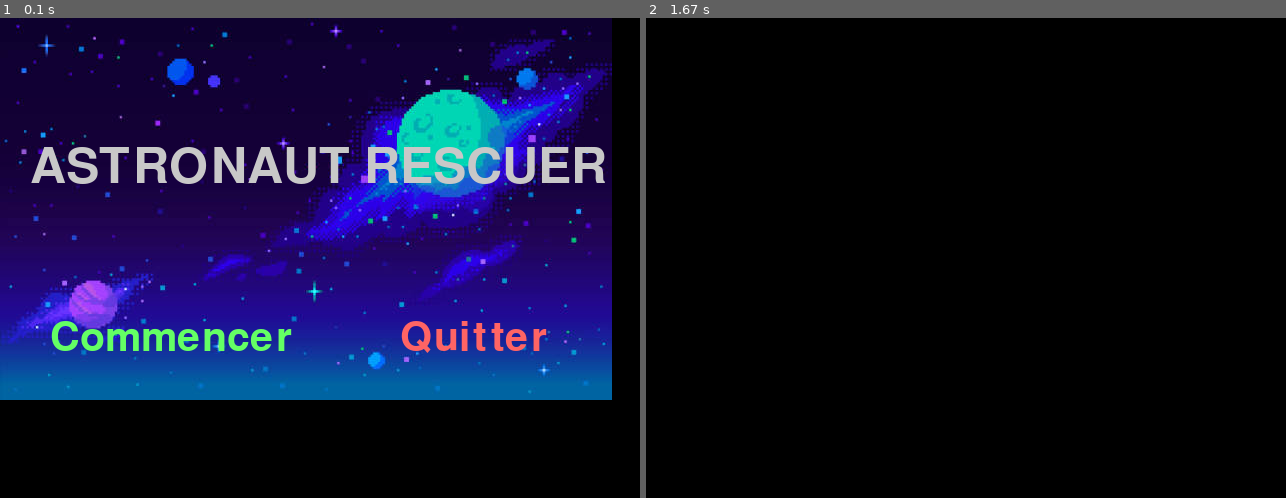
Above: before the commit, frames 1-2 (left to right).
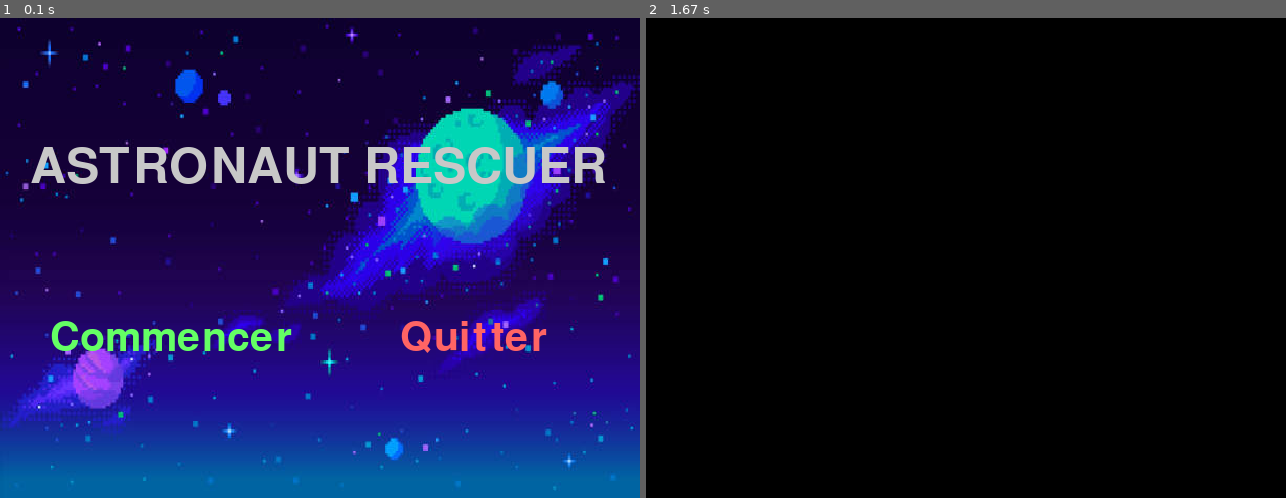
Above: after the commit, the same moments.

Repository: Gabbro-EXIA/PygamePLatformerDevApp
Game: pygame game, started from menu.py
Two runs of this game, one before a commit and one after it. Both use one fixed random seed, a clock stepped at 60 frames per second and the inputs below.
Inputs:
- Up to frame 1 (0.1 s): no input
- Up to frame 2 (1.67 s): click "Commencer" at 0.38 s

The runs differ from the first frame. In frame 1, 64% of the frame differs, in the area x 0-100%, y 0-100%; in frame 2, nothing differs.

Commit message:
modif_menu_fond

Diff:
--- a/menu.py
+++ b/menu.py
@@ -55,10 +55,11 @@
 
 
 
-
+    #c'est le plus important (bouton + fond)
     def bouton(self):
         #creation du fond d'écran
         ecran = pygame.image.load("visuel/fond_galaxy_Getty_image.jpg").convert()
+        ecran = pygame.transform.scale(ecran, (640, 480))
         self.screen.blit(ecran, (0, 0))
 
 
